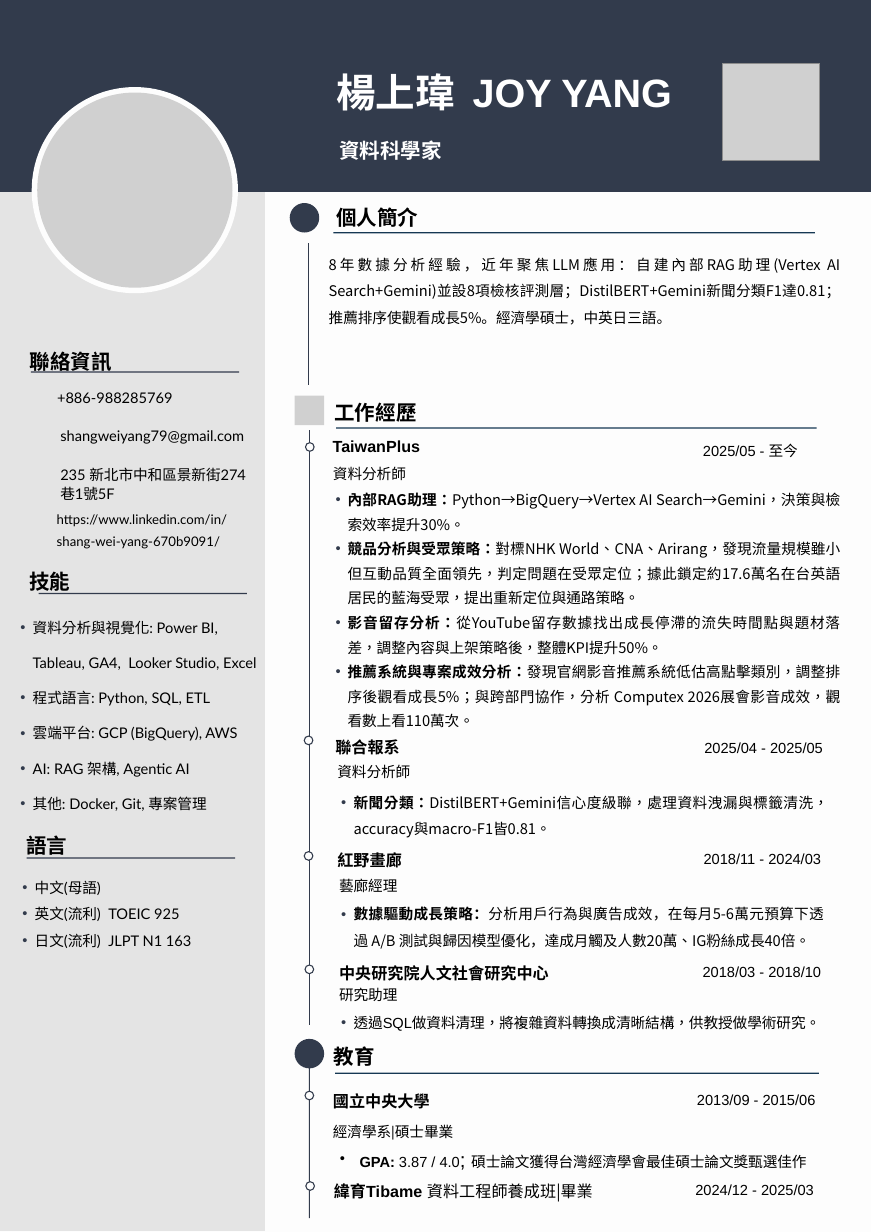
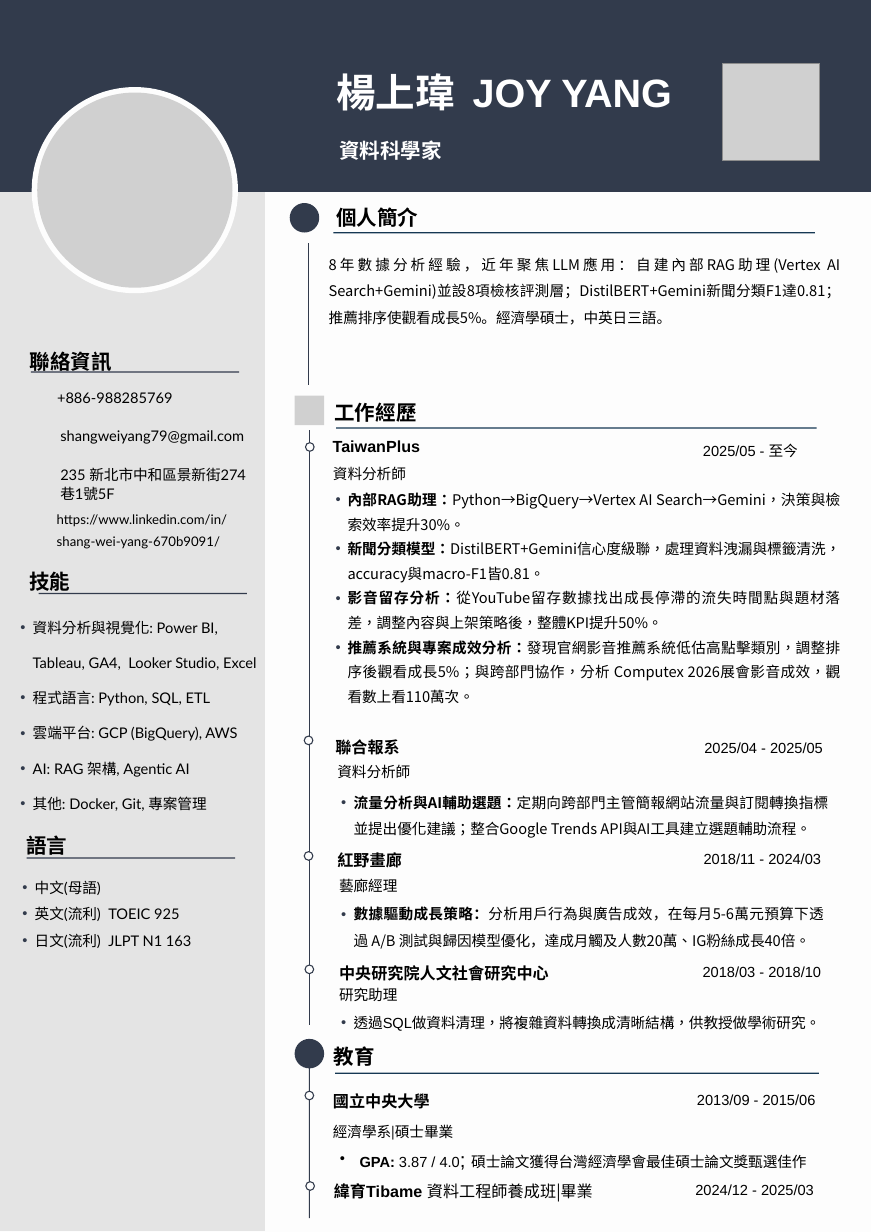
Before and after one commit to shangweiyang79/job-hunt, a slide deck: slide 1 of applications/2026-10-13_華碩電腦_Data-Scientist-AI/中文履歷_楊上瑋_華碩.pptx. Drawn at 871x1232 pixels with LibreOffice and Linux fonts; fonts in the diff are those of the drawing; grey boxes stand for pictures; background and template pictures are left out. Boxes give left, top, right and bottom in pixels: in the first picture for what was removed or moved away, otherwise in the second. Text is boxed around its words. In the diff, an @@ line names an element or a change of style, - is before the commit and + after.

```diff
--- a/applications/2026-10-13_華碩電腦_Data-Scientist-AI/中文履歷_楊上瑋_華碩.pptx
+++ b/applications/2026-10-13_華碩電腦_Data-Scientist-AI/中文履歷_楊上瑋_華碩.pptx
@@ text at (348,541,841,583): text changed @@
-  • 競品分析與受眾策略：對標NHK World、CNA、Arirang，發現流量規模雖小但互動品質全面領先，判定問題在受眾定位；據此鎖定約17.6萬名在台英語居民的藍海受眾，提出重新定位與通路策略。
+  • 新聞分類模型：DistilBERT+Gemini信心度級聯，處理資料洩漏與標籤清洗，accuracy與macro-F1皆0.81。
@@ text at (354,795,829,838): text changed @@
-  • 新聞分類：DistilBERT+Gemini信心度級聯，處理資料洩漏與標籤清洗，accuracy與macro-F1皆0.81。
+  • 流量分析與AI輔助選題：定期向跨部門主管簡報網站流量與訂閱轉換指標並提出優化建議；整合Google Trends API與AI工具建立選題輔助流程。
```
Also in this commit, not shown: 8 other files.
